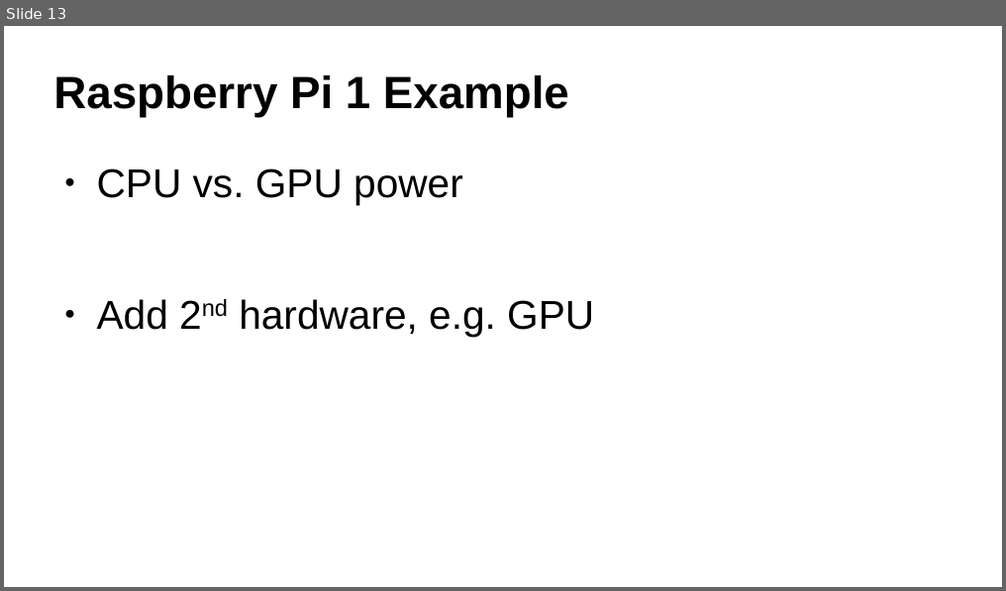
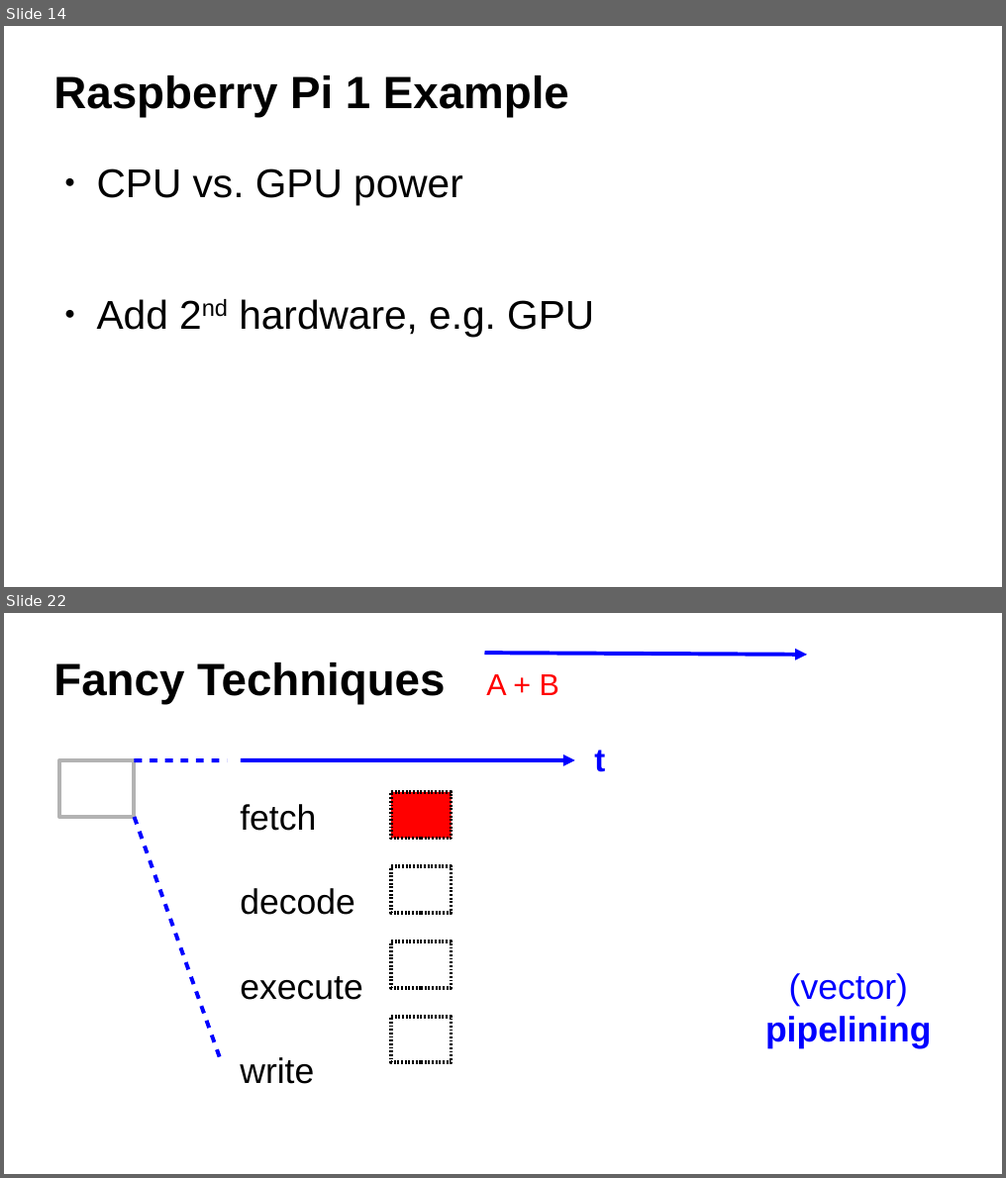
Before and after one commit to ax3l/datenspuren_2016, a slide deck: Slides.odp. Shown one above the other, each under a label of ours: slide 13 before the commit, slides 14 and 22 after it; the slides between them are not shown. The pictures are 1006x591 and 1006x1178 pixels, drawn with LibreOffice and Linux fonts; fonts in the diff are those of the drawing; background and template pictures are left out. Boxes give left, top, right and bottom in pixels: in the first picture for what was removed or moved away, otherwise in the second. Text is boxed around its words. In the diff, an @@ line names an element or a change of style, - is before the commit and + after.

```diff
--- a/Slides.odp
+++ b/Slides.odp
@@ slide 22 added at (x1=4, y1=613, x2=1002, y2=1174), background #FFFFFF @@
@@ title added at (x1=54, y1=663, x2=445, y2=704), 36 pt, text #000000, bold @@
+Fancy Techniques
@@ arrow added from (485, 653) to (807, 655), #0000FF 3.12 pt @@
@@ text added at (x1=486, y1=674, x2=559, y2=695), 24 pt, text #FF0000 @@
+A + B
@@ rectangle added at (x1=59, y1=761, x2=135, y2=817), fill #FFFFFF, outline #B3B3B3 3.12 pt @@
@@ line added from (135, 761) to (227, 761), #0000FF 3.12 pt @@
@@ arrow added from (241, 761) to (575, 761), #0000FF 3.12 pt @@
@@ text added at (x1=594, y1=750, x2=605, y2=772), 26 pt, text #0000FF, bold @@
+t
@@ line added from (135, 817) to (221, 1059), #0000FF 3.12 pt @@
@@ text added at (x1=240, y1=804, x2=362, y2=1084), 28 pt, text #000000 @@
+fetch
+decode
+execute
+write
@@ rectangle added at (x1=391, y1=792, x2=451, y2=839), fill #FF0000, outline #000000 3.12 pt @@
@@ rectangle added at (x1=391, y1=866, x2=451, y2=913), outline #000000 3.12 pt @@
@@ rectangle added at (x1=391, y1=942, x2=451, y2=988), outline #000000 3.12 pt @@
@@ text added at (x1=765, y1=973, x2=932, y2=1049), 28 pt, text #0000FF, bold @@
+(vector) pipelining
@@ rectangle added at (x1=391, y1=1017, x2=451, y2=1063), outline #000000 3.12 pt @@
@@ what was slide 13 is now slide 14 @@
```
Also in this commit, not shown: 7 slides changed, 20 other slides added, 1 slide removed.
